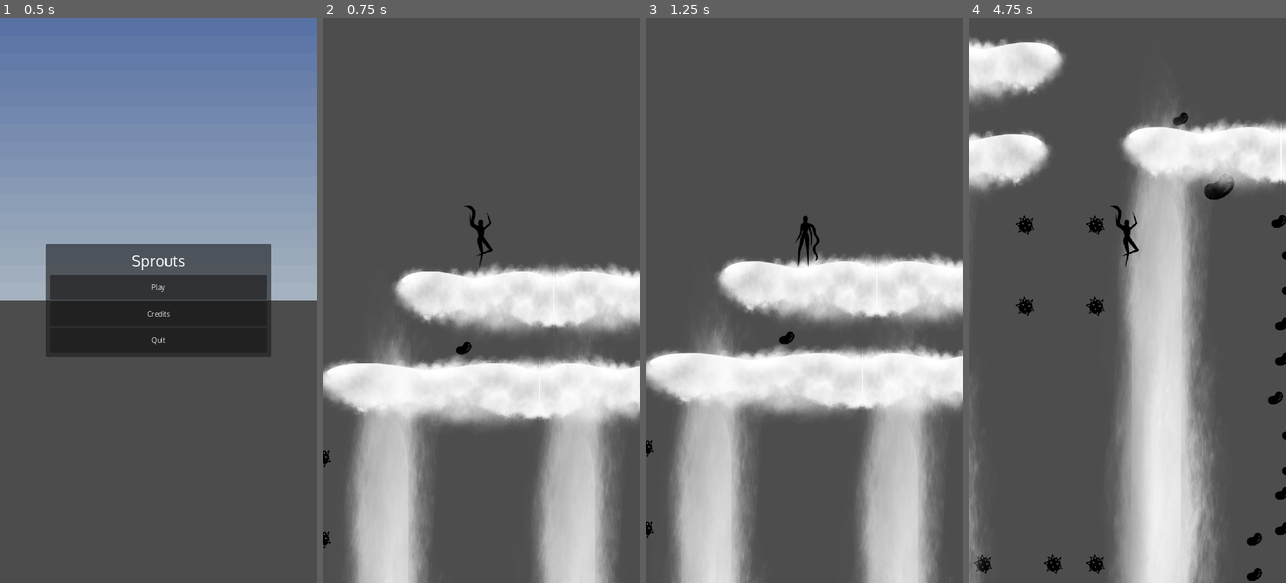
Above: before the commit, frames 1-4 (left to right).
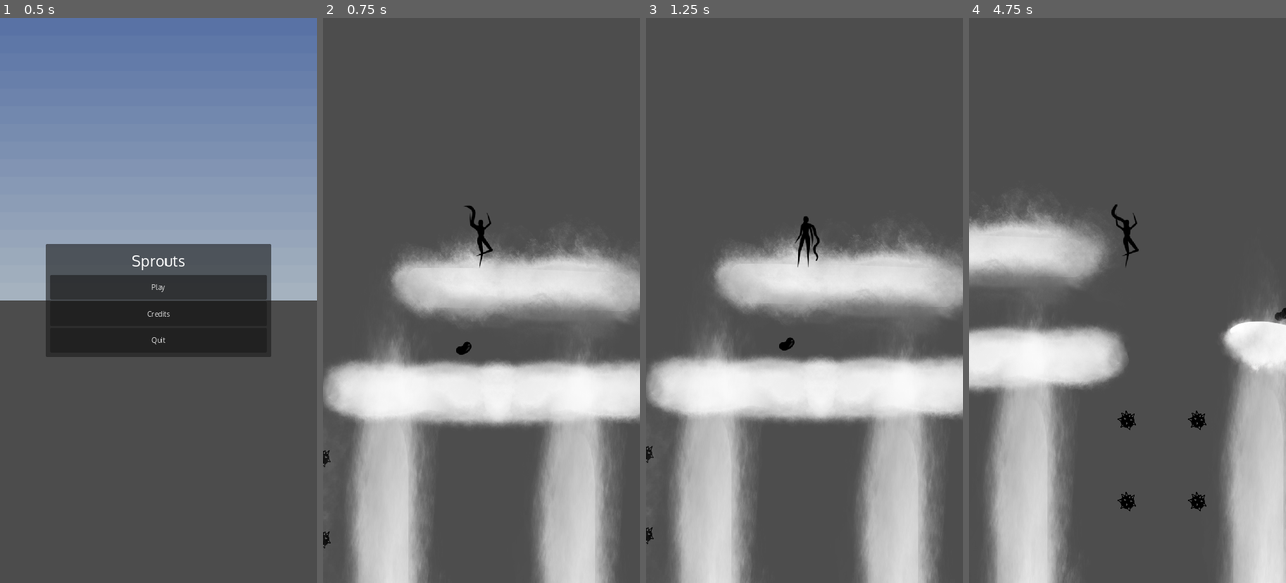
Above: after the commit, the same moments.

Repository: TylerPelaez/Sprouts
Game: Godot game, scene res://Levels/Main_Menu.tscn
Same seed, same stepped clock (60 frames per second), same inputs: the game is played once before the commit and once after it. A sky picture missing from this copy of the repository is replaced by a grey-blue gradient.
Inputs:
- Up to frame 1 (0.5 s): no input
- Up to frame 2 (0.75 s): click "Play" at 0.5 s
- Up to frame 3 (1.25 s): no input
- Up to frame 4 (4.75 s): hold E (Hit Switch) 1.28-2.03 s; hold D (Right) 1.28-2.78 s; tap Space (Jump) at 1.52, 2.27, 3.77, 4.52 s; tap E (Hit Switch) at 2.1, 3.6 s; hold A (Left) 2.78-3.53 s; hold E (Hit Switch) 2.78-3.53 s; hold D (Right) from 3.53 s (still down); hold E (Hit Switch) from 4.28 s (still down)

Frame 1 is identical in both runs. In frame 2, 12% of the frame differs, in the area x 0-100%, y 38-93%; in frame 3, 13%; in frame 4, 58%, in the area x 0-100%, y 3-100%.

Commit message:
Adding dialog icons

Diff:
--- a/Dialog/Chickpea.json
+++ b/Dialog/Chickpea.json
@@ -4,7 +4,7 @@
 	},
 	{
 		"text": "I thinks we cant go this way",
-		"icon": "res://Art/Test/TestChickpea2.png"
+		"icon": "res://Art/UI/PortraitConcernedWithSprout.png"
 	},
 	{
 		"text": "Did you tried te other way?"
--- a/Dialog/Greetings.json
+++ b/Dialog/Greetings.json
@@ -1,24 +1,25 @@
 [
 	{
-		"text": "Oh Hai!"
+		"text": "Oh Hai!",
+		"icon": "res://Art/UI/PortraitExcitedNoSprout.png"
 	},
 	{
-		"text": "Iv been sitting here all by my self",
-		"icon": "res://Art/Test/TestChickpea1.png"
+		"text": "Iv been sitting here all by my self"
 	},
 	{
 		"text": "My fwiends and famly left me.",
-		"icon": "res://Art/Test/TestChickpea2.png"
+		"icon": "res://Art/UI/PortraitConcernedNoSprout.png"
 	},
 	{
 		"text": "My name Chickpea!",
-		"icon": "res://Art/Test/TestChickpea1.png"
+		"icon": "res://Art/UI/PortraitExcitedNoSprout.png"
 	},
 	{
 		"text": "U seem fun! I join u on ur journey!"
 	},
 		{
-		"text": "I gib u juoblejump!"
+		"text": "I gib u juoblejump!",
+		"icon": "res://Art/UI/PortraitExcitedNoSprout.png"
 	},
 	{
 		"text": "Do u have food?"
--- a/Dialog/nomore.json
+++ b/Dialog/nomore.json
@@ -3,14 +3,14 @@
 		"text": "Oh"
 	},
 	{
-		"text": "I never been here before",
-		"icon": "res://Art/Test/TestChickpea1.png"
+		"text": "I never been here before"
 	},
 	{
 		"text": "Those spiky things look harmy!",
-		"icon": "res://Art/Test/TestChickpea2.png"
+		"icon": "res://Art/UI/PortraitConcernedNoSprout.png"
 	},
 	{
-		"text": "I very hungy can u get me BEANS!?"
+		"text": "I very hungy can u get me BEANS!?",
+		"icon": "res://Art/UI/PortraitExcitedWithSprout.png"
 	},
 ]
--- a/Dialog/sick.json
+++ b/Dialog/sick.json
@@ -4,11 +4,11 @@
 	},
 	{
 		"text": "Dont fweel good",
-		"icon": "res://Art/Test/TestChickpea2.png"
+		"icon": "res://Art/UI/PortraitScaredWithSprout.png"
 	},
 	{
 		"text": "All this upsy downing is making me dizzy",
-		"icon": "res://Art/Test/TestChickpea2.png"
+		"icon": "res://Art/UI/PortraitConcernedWithSprout.png"
 	},
 	{
 		"text": "I'm gonna vom"
--- a/Levels/AirLevel1.tscn
+++ b/Levels/AirLevel1.tscn
@@ -6,12 +6,14 @@
 [ext_resource type="PackedScene" uid="uid://cyrefgeqop3hu" path="res://Prefabs/pills.tscn" id="6_enc4c"]
 [ext_resource type="PackedScene" uid="uid://sm5n8ljv3sdn" path="res://Prefabs/BatTest.tscn" id="7_1ja6j"]
 [ext_resource type="PackedScene" uid="uid://jjukmdme6xcg" path="res://Prefabs/LevelEnd.tscn" id="8_n683u"]
+[ext_resource type="Texture2D" uid="uid://obnnswye5mmu" path="res://Art/Platforms/upper right large platform.png" id="9_brinv"]
 [ext_resource type="PackedScene" uid="uid://ep6nutbk5cst" path="res://Prefabs/MovingPlatform.tscn" id="9_n74ue"]
 [ext_resource type="PackedScene" uid="uid://dwr0wpdjf27gt" path="res://Prefabs/Switch.tscn" id="9_wg2g8"]
 [ext_resource type="PackedScene" uid="uid://du276oy1bnd5s" path="res://Prefabs/Platform/AirLeft.tscn" id="11_ho1cw"]
 [ext_resource type="PackedScene" uid="uid://cr5myk64gyok3" path="res://Prefabs/InteractableCompanion.tscn" id="11_ydy3s"]
 [ext_resource type="PackedScene" uid="uid://d2oxltdub1nxo" path="res://Prefabs/Platform/AirRight.tscn" id="12_ht4ns"]
 [ext_resource type="PackedScene" uid="uid://cptcj4qinijgl" path="res://Prefabs/Checkpoint.tscn" id="14_nq4ug"]
+[ext_resource type="Texture2D" uid="uid://cns7vx8k4wqj6" path="res://Art/Platforms/RepeatableHorizontal/Untitled_Artwork-8.png" id="15_c1lfb"]
 [ext_resource type="PackedScene" uid="uid://c46a44f3l7cm0" path="res://Prefabs/UIController.tscn" id="15_hxdx3"]
 [ext_resource type="PackedScene" uid="uid://dqj1ujkf0llv7" path="res://Prefabs/Platform/AirSmall.tscn" id="16_p1rpc"]
 
@@ -23,6 +25,10 @@
 }
 point_count = 7
 
+[sub_resource type="RectangleShape2D" id="RectangleShape2D_js8v8"]
+resource_local_to_scene = true
+size = Vector2(614, 72)
+
 [sub_resource type="Curve2D" id="Curve2D_hv7h8"]
 resource_local_to_scene = true
 resource_name = "Bat"
@@ -31,6 +37,10 @@
 }
 point_count = 6
 
+[sub_resource type="CapsuleShape2D" id="CapsuleShape2D_nw8os"]
+radius = 50.0
+height = 738.0
+
 [node name="Air_level_1" type="Node2D"]
 script = ExtResource("1_k2wap")
 player_has_companion = false
@@ -801,7 +811,7 @@
 scale = Vector2(47.578, 2)
 
 [node name="Switch" parent="." instance=ExtResource("9_wg2g8")]
-position = Vector2(850, 3872)
+position = Vector2(840, 3642)
 
 [node name="Switch3" parent="." instance=ExtResource("9_wg2g8")]
 position = Vector2(1129, 9428)
@@ -817,11 +827,17 @@
 [node name="MovingPlatform" parent="." instance=ExtResource("9_n74ue")]
 position = Vector2(1760, 6328)
 
-[node name="AirRight" parent="MovingPlatform/AnimatableBody2D" index="1" instance=ExtResource("12_ht4ns")]
-scale = Vector2(0.1, 0.5)
-
-[node name="Sprite2D" parent="MovingPlatform/AnimatableBody2D" index="2"]
-texture = null
+[node name="AnimatableBody2D" parent="MovingPlatform" index="0"]
+scale = Vector2(1, 1)
+
+[node name="CollisionShape2D" parent="MovingPlatform/AnimatableBody2D" index="0"]
+position = Vector2(5, 2)
+shape = SubResource("RectangleShape2D_js8v8")
+
+[node name="Sprite2D" parent="MovingPlatform/AnimatableBody2D" index="1"]
+position = Vector2(-27, 71)
+scale = Vector2(0.5, 0.5)
+texture = ExtResource("9_brinv")
 
 [node name="Position2" parent="MovingPlatform" index="2"]
 position = Vector2(672, 0)
@@ -847,36 +863,12 @@
 [node name="AirLeft" parent="." instance=ExtResource("11_ho1cw")]
 position = Vector2(-960, 552)
 
-[node name="AirLeft2" parent="." instance=ExtResource("11_ho1cw")]
-position = Vector2(240, 336)
-scale = Vector2(0.5, 0.7)
-
-[node name="AirRight" parent="." instance=ExtResource("12_ht4ns")]
-position = Vector2(-168, 336)
-scale = Vector2(0.5, 0.7)
-
-[node name="AirLeft3" parent="." instance=ExtResource("11_ho1cw")]
-position = Vector2(208, 544)
-scale = Vector2(0.5, 0.7)
-
-[node name="AirRight2" parent="." instance=ExtResource("12_ht4ns")]
-position = Vector2(-272, 544)
-scale = Vector2(0.7, 0.7)
-
 [node name="AirLeft4" parent="." instance=ExtResource("11_ho1cw")]
 position = Vector2(1096, 528)
 scale = Vector2(0.5, 0.7)
 
 [node name="AirRight3" parent="." instance=ExtResource("12_ht4ns")]
-position = Vector2(688, 528)
-scale = Vector2(0.5, 0.7)
-
-[node name="AirRight4" parent="." instance=ExtResource("12_ht4ns")]
-position = Vector2(1624, 536)
-scale = Vector2(0.5, 0.7)
-
-[node name="AirLeft5" parent="." instance=ExtResource("11_ho1cw")]
-position = Vector2(2016, 536)
+position = Vector2(686, 526)
 scale = Vector2(0.5, 0.7)
 
 [node name="AirLeft6" parent="." instance=ExtResource("11_ho1cw")]
@@ -960,6 +952,7 @@
 scale = Vector2(0.6, 0.2)
 
 [node name="AirRight13" parent="." instance=ExtResource("12_ht4ns")]
+modulate = Color(1, 1, 1, 0.52549)
 position = Vector2(1600, 5200)
 scale = Vector2(0.6, 0.2)
 collision_layer = 32768
@@ -969,10 +962,6 @@
 position = Vector2(1992, 3928)
 scale = Vector2(0.8, 0.5)
 
-[node name="AirLeft8" parent="." instance=ExtResource("11_ho1cw")]
-position = Vector2(904, 3928)
-scale = Vector2(0.2, 0.125)
-
 [node name="AirRight6" parent="." instance=ExtResource("12_ht4ns")]
 position = Vector2(1336, 3928)
 scale = Vector2(0.8, 0.5)
@@ -1041,14 +1030,14 @@
 scale = Vector2(2, 0.5)
 
 [node name="AirSmall15" parent="." instance=ExtResource("16_p1rpc")]
-position = Vector2(-824, 2320)
-rotation = 1.5708
-scale = Vector2(5, 1.25)
+position = Vector2(-896, 2356)
+rotation = 1.5708
+scale = Vector2(5, 5)
 
 [node name="AirSmall16" parent="." instance=ExtResource("16_p1rpc")]
-position = Vector2(-1463, 1747)
-rotation = 1.5708
-scale = Vector2(5, 1.25)
+position = Vector2(-1571, 1614)
+rotation = 1.5708
+scale = Vector2(5, 5)
 
 [node name="AirSmall17" parent="." instance=ExtResource("16_p1rpc")]
 position = Vector2(-360, 2320)
@@ -1076,19 +1065,19 @@
 scale = Vector2(5, 1.25)
 
 [node name="AirSmall22" parent="." instance=ExtResource("16_p1rpc")]
-position = Vector2(2192, 1704)
-rotation = 1.5708
-scale = Vector2(5, 1.25)
+position = Vector2(2399, 1704)
+rotation = 1.5708
+scale = Vector2(5, 5)
 
 [node name="AirSmall23" parent="." instance=ExtResource("16_p1rpc")]
-position = Vector2(3197, 4266)
-rotation = 1.5708
-scale = Vector2(5, 1.25)
+position = Vector2(3409, 4274)
+rotation = 1.5708
+scale = Vector2(5, 5)
 
 [node name="AirSmall24" parent="." instance=ExtResource("16_p1rpc")]
-position = Vector2(-1112, 5280)
-rotation = 1.5708
-scale = Vector2(5, 1.25)
+position = Vector2(-1197, 4796)
+rotation = 1.5708
+scale = Vector2(4, 4)
 
 [node name="AirSmall25" parent="." instance=ExtResource("16_p1rpc")]
 position = Vector2(2192, 6992)
@@ -1096,20 +1085,20 @@
 scale = Vector2(5, 1.25)
 
 [node name="AirSmall26" parent="." instance=ExtResource("16_p1rpc")]
-position = Vector2(3864, 5176)
-scale = Vector2(5, 1.25)
+position = Vector2(4014, 5302)
+scale = Vector2(5, 5)
 
 [node name="AirSmall27" parent="." instance=ExtResource("16_p1rpc")]
-position = Vector2(589, 5344)
-scale = Vector2(4.67, 1.25)
+position = Vector2(551, 5461)
+scale = Vector2(5, 5)
 
 [node name="AirSmall28" parent="." instance=ExtResource("16_p1rpc")]
-position = Vector2(-1144, 3416)
-scale = Vector2(5, 1.25)
+position = Vector2(-930, 3451)
+scale = Vector2(3.5, 3.5)
 
 [node name="AirSmall29" parent="." instance=ExtResource("16_p1rpc")]
-position = Vector2(3468, 3088)
-scale = Vector2(5, 1.25)
+position = Vector2(3409, 2944)
+scale = Vector2(5, 5)
 
 [node name="AirSmall13" parent="." instance=ExtResource("16_p1rpc")]
 position = Vector2(744, 7984)
@@ -1150,6 +1139,36 @@
 position = Vector2(2088, 7520)
 rotation = 1.5708
 scale = Vector2(2, 0.5)
+
+[node name="AirSmall30" parent="." instance=ExtResource("16_p1rpc")]
+position = Vector2(16, 322)
+
+[node name="AirRight" parent="." instance=ExtResource("12_ht4ns")]
+position = Vector2(1772, 562)
+
+[node name="UntitledArtwork-8" type="Sprite2D" parent="."]
+position = Vector2(-320.931, 573.624)
+rotation = 0.0893525
+scale = Vector2(0.5, 0.5)
+texture = ExtResource("15_c1lfb")
+
+[node name="UntitledArtwork-9" type="Sprite2D" parent="."]
+position = Vector2(91, 573)
+rotation = -0.0890118
+scale = Vector2(0.5, 0.5)
+texture = ExtResource("15_c1lfb")
+flip_h = true
+
+[node name="StaticBody2D" type="StaticBody2D" parent="."]
+position = Vector2(-114, 569)
+
+[node name="CollisionShape2D" type="CollisionShape2D" parent="StaticBody2D"]
+position = Vector2(-6, 2)
+rotation = -1.57079
+shape = SubResource("CapsuleShape2D_nw8os")
+
+[node name="AirSmall31" parent="." instance=ExtResource("16_p1rpc")]
+position = Vector2(959, 3846)
 
 [editable path="Node2D"]
 [editable path="MovingPlatform"]
--- a/Prefabs/MusicController.tscn
+++ b/Prefabs/MusicController.tscn
@@ -24,6 +24,7 @@
 [node name="CollectSFXPlayer" type="AudioStreamPlayer" parent="."]
 stream = ExtResource("4_2wyiw")
 volume_db = -3.0
+pitch_scale = 0.8
 bus = &"Sound"
 
 [node name="GravitySFXPlayer" type="AudioStreamPlayer" parent="."]
--- a/Prefabs/UIController.tscn
+++ b/Prefabs/UIController.tscn
@@ -60,7 +60,6 @@
 theme = ExtResource("2_tysbo")
 
 [node name="NinePatchRect" type="NinePatchRect" parent="DialogContainer"]
-visible = false
 layout_mode = 1
 anchors_preset = -1
 anchor_left = 0.2
@@ -128,10 +127,8 @@
 anchor_top = 1.0
 anchor_right = 1.0
 anchor_bottom = 1.0
-offset_left = 528.0
-offset_top = 80.0
-offset_right = 576.0
-offset_bottom = 128.0
+offset_left = -48.0
+offset_top = -48.0
 grow_horizontal = 0
 grow_vertical = 0
 texture = ExtResource("5_5pnbf")
--- a/Scripts/UIController.gd
+++ b/Scripts/UIController.gd
@@ -10,7 +10,7 @@
 @onready var dialog_image = $DialogContainer/NinePatchRect/MarginContainer/TextureRect
 @onready var audio_player = $AudioStreamPlayer
 
-var default_icon = preload("res://Art/Test/TestChickpea1.png")
+var default_icon = preload("res://Art/UI/PortraitBashfulNoSprout.png")
 var dialog_data = []
 var dialog_index = 0
 var current_tween
--- a/default_bus_layout.tres
+++ b/default_bus_layout.tres
@@ -11,5 +11,5 @@
 bus/2/solo = false
 bus/2/mute = false
 bus/2/bypass_fx = false
-bus/2/volume_db = -3.54298
+bus/2/volume_db = -6.91795
 bus/2/send = &"Master"
Binary file added: Art/UI/PortraitBashfulNoSprout.png
Not shown, added: Art/UI/PortraitBashfulNoSprout.png.import
Binary file added: Art/UI/PortraitBashfulWithSprout.png
Not shown, added: Art/UI/PortraitBashfulWithSprout.png.import
Binary file added: Art/UI/PortraitConcernedNoSprout.png
Not shown, added: Art/UI/PortraitConcernedNoSprout.png.import
Binary file added: Art/UI/PortraitConcernedWithSprout.png
Not shown, added: Art/UI/PortraitConcernedWithSprout.png.import
Binary file added: Art/UI/PortraitExcitedNoSprout.png
Not shown, added: Art/UI/PortraitExcitedNoSprout.png.import
Binary file added: Art/UI/PortraitExcitedWithSprout.png
Not shown, added: Art/UI/PortraitExcitedWithSprout.png.import
(and 3 more such lines)
